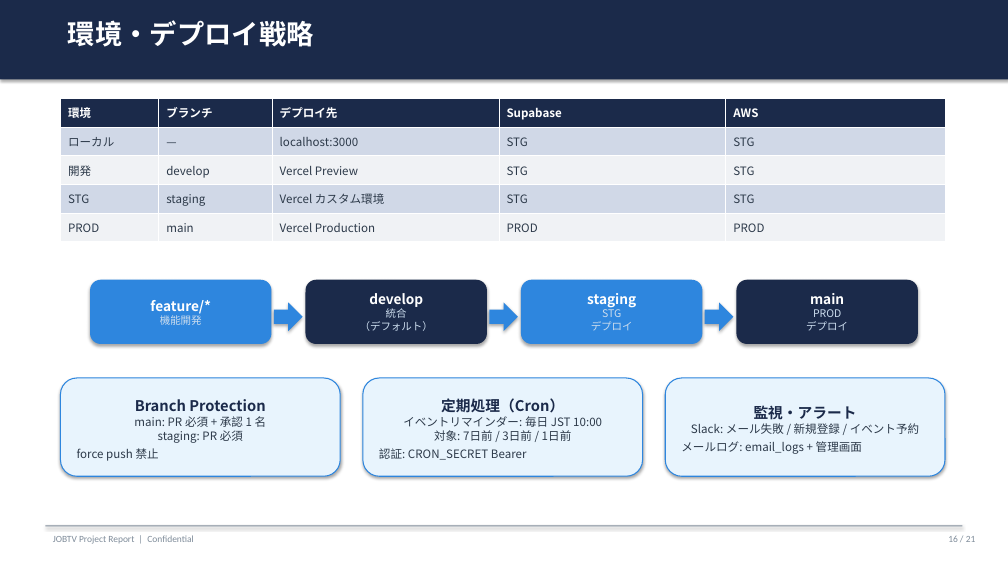
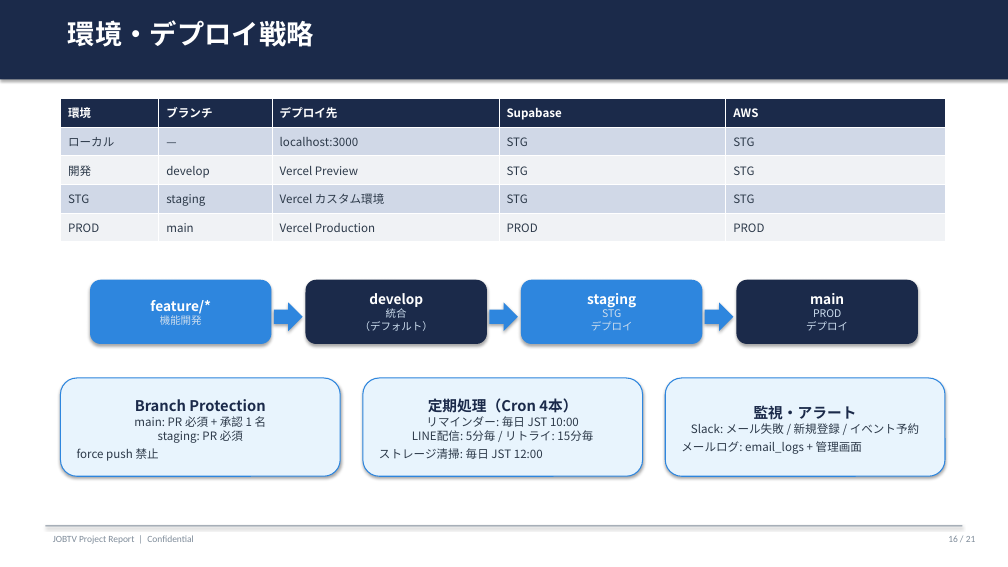
Before and after one commit to o-tatsuki1029/jobtv-app, a slide deck: slide 16 of docs/presentations/jobtv_executive_report.pptx. Drawn at 1008x567 pixels with LibreOffice and Linux fonts; fonts in the diff are those of the drawing. Boxes give left, top, right and bottom in pixels: in the first picture for what was removed or moved away, otherwise in the second. Text is boxed around its words. In the diff, an @@ line names an element or a change of style, - is before the commit and + after.

```diff
--- a/docs/presentations/jobtv_executive_report.pptx
+++ b/docs/presentations/jobtv_executive_report.pptx
@@ text in rounded rectangle at bbox=[379, 398, 593, 459]: text changed @@
-定期処理（Cron）
-イベントリマインダー: 毎日 JST 10:00
-対象: 7日前 / 3日前 / 1日前
-認証: CRON_SECRET Bearer
+定期処理（Cron 4本）
+リマインダー: 毎日 JST 10:00
+LINE配信: 5分毎 / リトライ: 15分毎
+ストレージ清掃: 毎日 JST 12:00
```
Also in this commit, not shown: 8 other slides changed, 18 other files.
